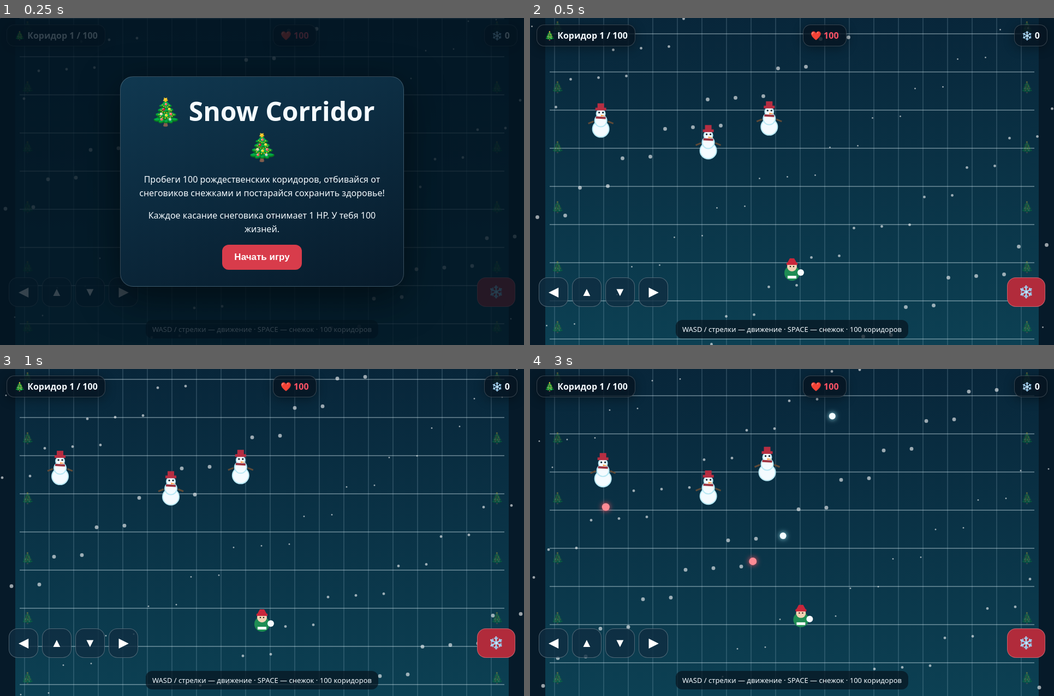
Above: before the commit, frames 1-4 (two rows, left to right).
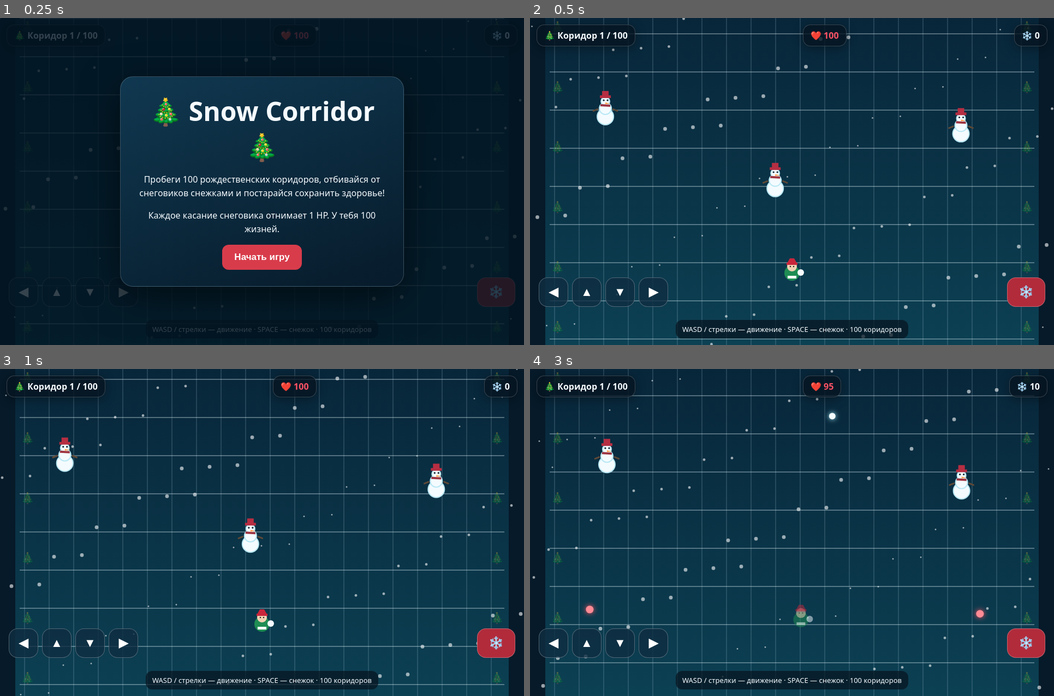
Above: after the commit, the same moments.

Repository: yerasolo/gameyera
Game: browser game, page index.html
The game is run twice, just before and just after one commit, with the same random seed, the same clock (stepped at 60 frames per second) and the same inputs.
Inputs:
- Up to frame 1 (0.25 s): no input
- Up to frame 2 (0.5 s): click "Начать игру" at 0.27 s
- Up to frame 3 (1 s): no input
- Up to frame 4 (3 s): hold Right 1.03-1.53 s; tap Space every 0.5 s from 1.1 to 2.6 s; hold Down 1.58-1.85 s; hold Left 1.9-2.47 s; hold Up 2.52-2.82 s; hold Right from 2.87 s (still down)

Frame 1 is identical in both runs. In frame 2, 1.4% of the frame differs, in the area x 11-85%, y 22-55%; in frame 3, 1.4%; in frame 4, 1.8%, in the area x 10-97%, y 2-79%.

Commit message:
Harden start button and fix canvas scaling

Diff:
--- a/index.html
+++ b/index.html
@@ -7,12 +7,12 @@
 <div class="hud"><div class="pill">🎄 Коридор <span id="level">1</span> / 100</div><div class="pill">❤️ <span id="hp" class="heart">100</span></div><div class="pill">❄️ <span id="score">0</span></div></div>
 <div class="hint">WASD / стрелки — движение · SPACE — снежок · 100 коридоров</div>
 <div class="touch"><div class="pad"><button data-key="ArrowLeft">◀</button><button data-key="ArrowUp">▲</button><button data-key="ArrowDown">▼</button><button data-key="ArrowRight">▶</button></div><div class="shoot"><button data-key="Space">❄️</button></div></div>
-<div class="overlay" id="start"><div class="panel"><h1>🎄 Sno …(173 unchanged characters)… ебя 100 жизней.</p><button id="startBtn">Начать игру</button></div></div>
+<div class="overlay" id="start"><div class="panel"><h1>🎄 Sno …(173 unchanged characters)… ебя 100 жизней.</p><button id="startBtn" type="button" onclick="window.startSnowCorridor()">Начать игру</button></div></div>
 <div class="overlay hidden" id="end"><div class="panel"><h1 id="endTitle">🎄 С Новым годом! 🎄</h1><p id="endText"></p><button id="again">Играть снова</button></div></div>
 <script>
 (()=>{const canvas=document.getElementById('game'),ctx=canvas.getContext('2d');let W,H,player,keys={},snowmen=[],shots=[],level=1,hp=100,score=0,active=false,frame=0,invuln=0,doorFlash=0;
 const hpEl=document.getElementById('hp'),lvEl=document.getElementById('level'),scoreEl=document.getElementById('score');
-function resize(){W=canvas.width=innerWidth*devicePixelRatio;H=canvas.height=innerHeight*devicePixelRatio;ctx.setTransform(devicePixelRatio,0,0,devicePixelRatio,0,0);W=innerWidth;H=innerHeight;canvas.width=W*devicePixelRatio;canvas.height=H*devicePixelRatio}
+function resize(){W=innerWidth;H=innerHeight;canvas.width=Math.round(W*devicePixelRatio);canvas.height=Math.round(H*devicePixelRatio);ctx.setTransform(devicePixelRatio,0,0,devicePixelRatio,0,0)}
 addEventListener('resize',resize);resize();
 function init(){level=1;hp=100;score=0;frame=0;player={x:W/2,y:H*.78,r:15,speed:4.1};shots=[];keys={};spawn();active=true;document.getElementById('start').classList.add('hidden');document.getElementById('end').classList.add('hidden');hud()}
 function spawn(){snowmen=[];let n=Math.min(3+Math.floor(level/5),11);for(let i=0;i<n;i++)snowmen.push({x:100+Math.random()*(W-200),y:80+Math.random()*(H*.38),r:19,h:2,cd:80+Math.random()*100,wiggle:Math.random()*6})}
@@ -21,7 +21,7 @@
 document.addEventListener('keydown',e=>{if(['ArrowUp','ArrowDown','ArrowLeft','ArrowRight',' '].includes(e.key))e.preventDefault();keys[e.key===' '?'Space':e.key]=true;if(e.key===' '&&!e.repeat)shoot()});
 document.addEventListener('keyup',e=>keys[e.key===' '?'Space':e.key]=false);
 document.querySelectorAll('[data-key]').forEach(b=>{let k=b.dataset.key;b.addEventListener('pointerdown',e=>{e.preventDefault();keys[k]=true;if(k==='Space')shoot()});['pointerup','pointercancel','pointerleave'].forEach(ev=>b.addEventListener(ev,()=>keys[k]=false))});
-document.getElementById('startBtn').onclick=init;document.getElementById('again').onclick=init;
+window.startSnowCorridor=init;document.getElementById('startBtn').addEventListener('click',init);document.getElementById('again').addEventListener('click',init);
 function move(){if(keys.ArrowLeft||keys.a||keys.A)player.x-=player.speed;if(keys.ArrowRight||keys.d||keys.D)player.x+=p …(252 unchanged characters)…
 function update(){
  if(!active)return;
